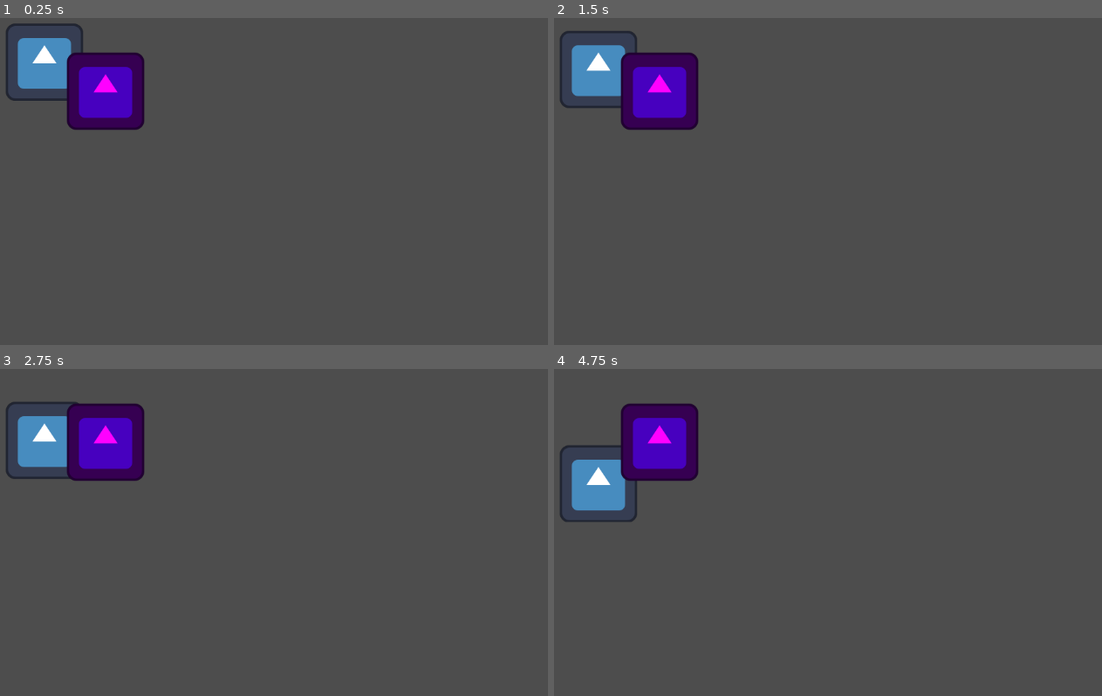
Above: before the commit, frames 1-4 (two rows, left to right).
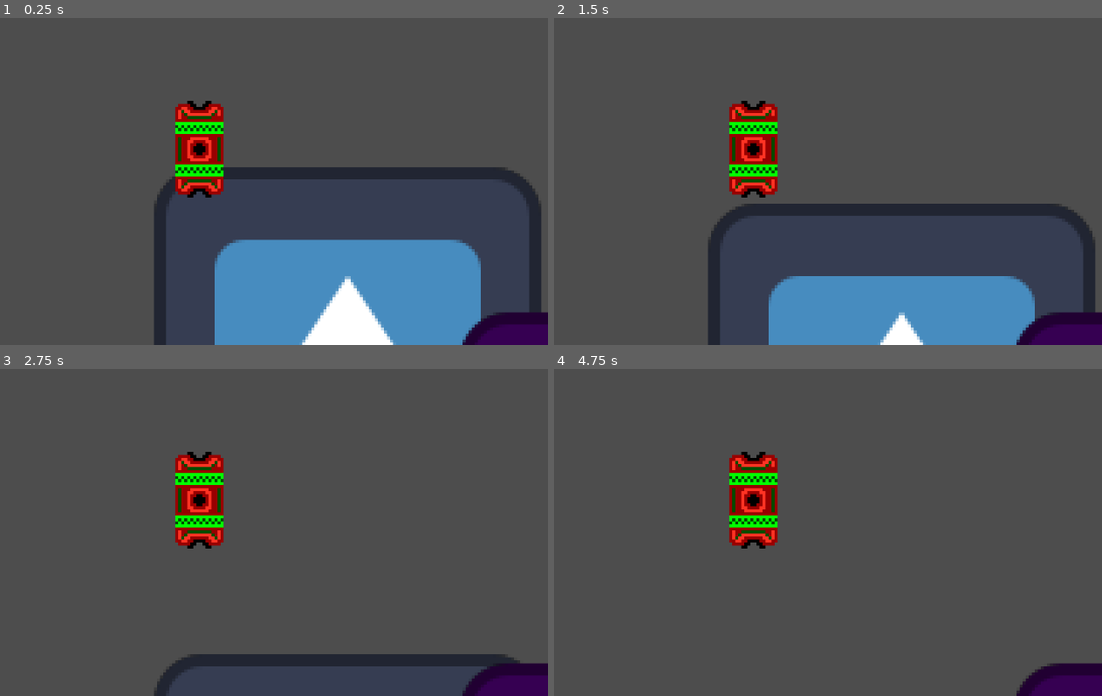
Above: after the commit, the same moments.

Repository: CWmain/botManager
Game: Godot game, scene res://Scene/base.tscn
The game is run twice, just before and just after one commit, with the same random seed, the same clock (stepped at 60 frames per second) and the same inputs. The engine's default icon, where the game draws it, is replaced by a stand-in: a white triangle on a blue panel in a dark square.
Inputs:
- Up to frame 1 (0.25 s): no input
- Up to frame 2 (1.5 s): tap Enter at 0.5 s; tap Space at 1.25 s; hold Down (ui_down) from 1.28 s (still down)
- Up to frame 3 (2.75 s): release Down (ui_down) at 2.03 s
- Up to frame 4 (4.75 s): tap Enter at 2.75 s; tap Space at 3.5 s; hold Down (ui_down) from 3.53 s (still down)

The runs differ from the first frame. In frame 1, 28% of the frame differs, in the area x 1-100%, y 1-100%; in frame 2, 23%; in frame 3, 11%; in frame 4, 9.0%.

Commit message:
Added script to change the color of the sprite based on a based in color pallete. The major issue making it was forgetting to use an EPSILON for the float comparisions

Diff:
--- /dev/null
+++ b/Objects/Bots/base_bot.gd
@@ -0,0 +1,12 @@
+extends Node2D
+
+@export_group("Color", "c_")
+@export var c_original: PackedColorArray
+@export var c_reColor: PackedColorArray
+
+@onready var sprite_2d: Sprite2D = $Sprite2D
+
+
+func _ready() -> void:
+	sprite_2d.material.set_shader_parameter("original", c_original)
+	sprite_2d.material.set_shader_parameter("recolor", c_reColor)
--- a/Objects/Bots/base_bot.tscn
+++ b/Objects/Bots/base_bot.tscn
@@ -1,15 +1,22 @@
-[gd_scene load_steps=4 format=3 uid="uid://i84ma6rgf6kk"]
+[gd_scene load_steps=5 format=3 uid="uid://i84ma6rgf6kk"]
 
 [ext_resource type="Texture2D" uid="uid://cka5rlq7af4dm" path="res://Objects/Bots/Bot3SlotBase.png" id="1_jaqpk"]
 [ext_resource type="Shader" uid="uid://cn202joa1mqr5" path="res://Objects/Bots/reColor.gdshader" id="1_qmvjg"]
+[ext_resource type="Script" uid="uid://y7snawi8sakl" path="res://Objects/Bots/base_bot.gd" id="1_weu0y"]
 
 [sub_resource type="ShaderMaterial" id="ShaderMaterial_qmvjg"]
 shader = ExtResource("1_qmvjg")
-shader_parameter/original = PackedColorArray(0.294118, 0.258824, 1, 1, 0.466667, 0.592157, 1, 1, 1, 0.823529, 0.498039, 1, 1, 0.639216, 0.227451, 1)
-shader_parameter/recolor = PackedColorArray(1, 0, 0, 1, 1, 0.45, 0.45, 1, 0, 1, 0, 1, 0, 0.466667, 0, 1)
+shader_parameter/original = PackedColorArray(0, 0, 0, 0, 0, 0, 0, 0, 0, 0, 0, 0, 0, 0, 0, 0)
+shader_parameter/recolor = PackedColorArray(0, 0, 0, 0, 0, 0, 0, 0, 0, 0, 0, 0, 0, 0, 0, 0)
 
 [node name="BaseBot" type="Node2D"]
+script = ExtResource("1_weu0y")
+c_original = PackedColorArray(0.294118, 0.258824, 1, 1, 0.466667, 0.592157, 1, 1, 1, 0.639216, 0.227451, 1, 1, 0.823529, 0.498039, 1)
+c_reColor = PackedColorArray(1, 0.2, 0.137255, 1, 0.596078, 0, 0, 1, 0, 1, 0, 1, 0, 0.298039, 0, 1)
 
 [node name="Sprite2D" type="Sprite2D" parent="."]
 material = SubResource("ShaderMaterial_qmvjg")
 texture = ExtResource("1_jaqpk")
+
+[node name="Camera2D" type="Camera2D" parent="."]
+zoom = Vector2(5, 5)
--- a/Objects/Bots/reColor.gdshader
+++ b/Objects/Bots/reColor.gdshader
@@ -1,11 +1,23 @@
 shader_type canvas_item;
 
+
+const float EPSILON = 0.0001;
 uniform vec4 original[4] : source_color;
 uniform vec4 recolor[4] : source_color;
 
+bool sameColor(vec4 a, vec4 b){
+	for (int i = 0; i < 4; i++){
+		if (!(a[i] >= b[i]-EPSILON && a[i] <= b[i]+EPSILON)){
+			return false;
+		}
+	}
+	return true;
+}
+
 void fragment() {
-	for(int i = 0; i < 4; i++){
-		if (COLOR == original[i]){
+
+	for(int i = 0; i < original.length(); i++){
+		if (sameColor(COLOR, original[i])){
 			COLOR = recolor[i];
 		}
 	}
--- a/Scene/base.tscn
+++ b/Scene/base.tscn
@@ -1,7 +1,8 @@
-[gd_scene load_steps=3 format=3 uid="uid://6nfck3esvvfr"]
+[gd_scene load_steps=4 format=3 uid="uid://6nfck3esvvfr"]
 
 [ext_resource type="Texture2D" uid="uid://cpccg3aupw014" path="res://icon.svg" id="1_d3q2k"]
 [ext_resource type="Script" uid="uid://dpryxxq2vfefv" path="res://Scene/icon.gd" id="2_7lj54"]
+[ext_resource type="PackedScene" uid="uid://i84ma6rgf6kk" path="res://Objects/Bots/base_bot.tscn" id="3_0ce0i"]
 
 [node name="Control" type="Control"]
 layout_mode = 3
@@ -35,6 +36,9 @@
 
 [node name="Camera2D" type="Camera2D" parent="SubViewportContainer/SubViewport/Icon"]
 
+[node name="BaseBot" parent="." instance=ExtResource("3_0ce0i")]
+position = Vector2(271, 110)
+
 [node name="SubViewportContainer2" type="SubViewportContainer" parent="."]
 layout_mode = 1
 anchors_preset = 15
Not shown, added: Objects/Bots/base_bot.gd.uid
